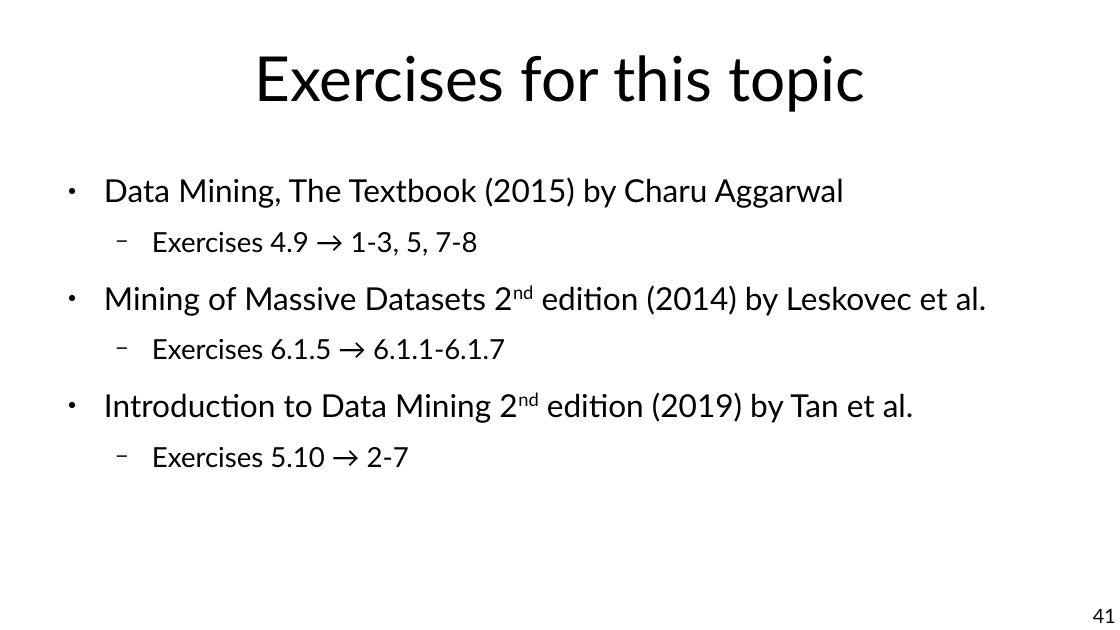
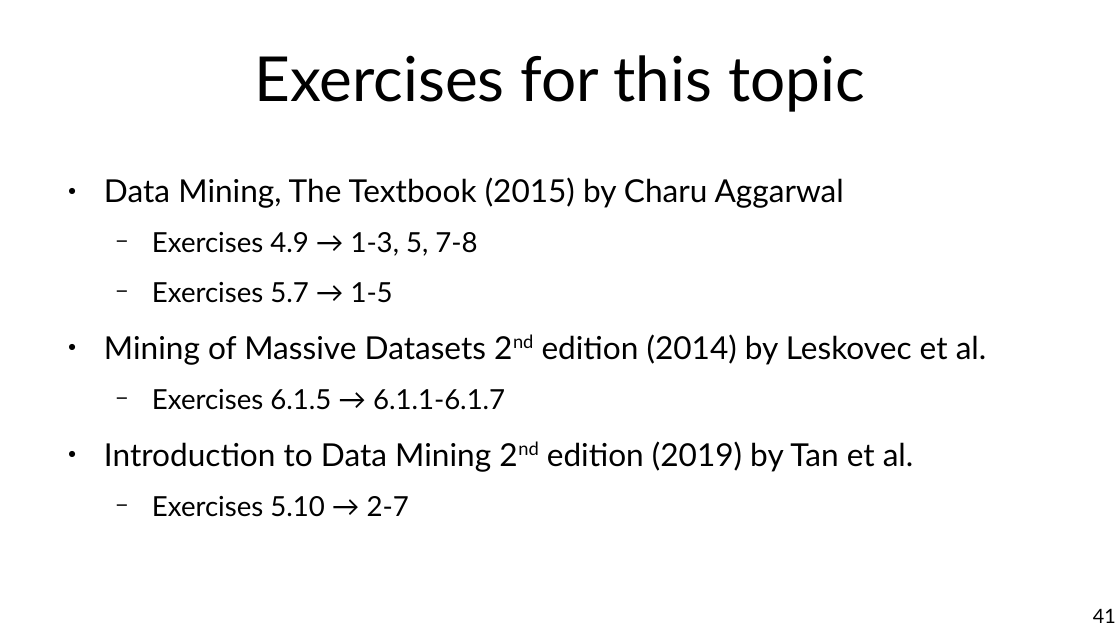
Before and after one commit to marco-calautti/data-mining-course, a slide deck: slide 41 of theory/tt05_itemsets.odp. Drawn at 1120x630 pixels with LibreOffice and Linux fonts; fonts in the diff are those of the drawing. Boxes give left, top, right and bottom in pixels: in the first picture for what was removed or moved away, otherwise in the second. Text is boxed around its words. In the diff, an @@ line names an element or a change of style, - is before the commit and + after.

Commit message:
Exercise list

```diff
--- a/theory/tt05_itemsets.odp
+++ b/theory/tt05_itemsets.odp
@@ text at <box>152,282,393,303</box>: paragraph added @@
+  − Exercises 5.7 → 1-5
```
Also in this commit, not shown: 3 other slides changed.
